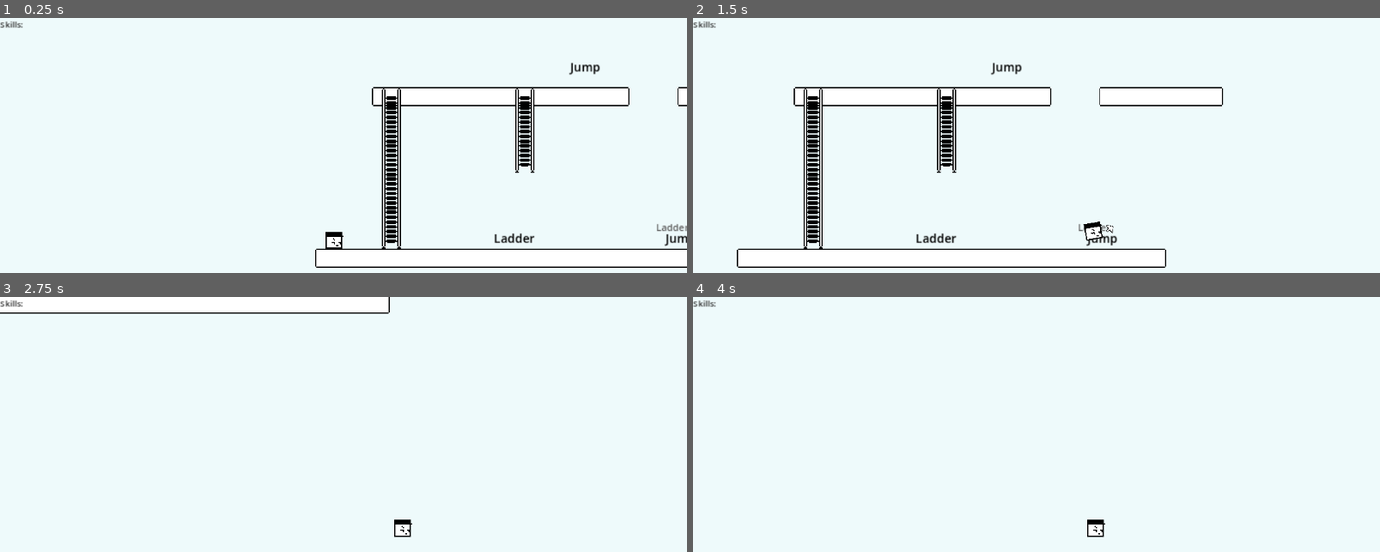
Above: before the commit, frames 1-4 (two rows, left to right).
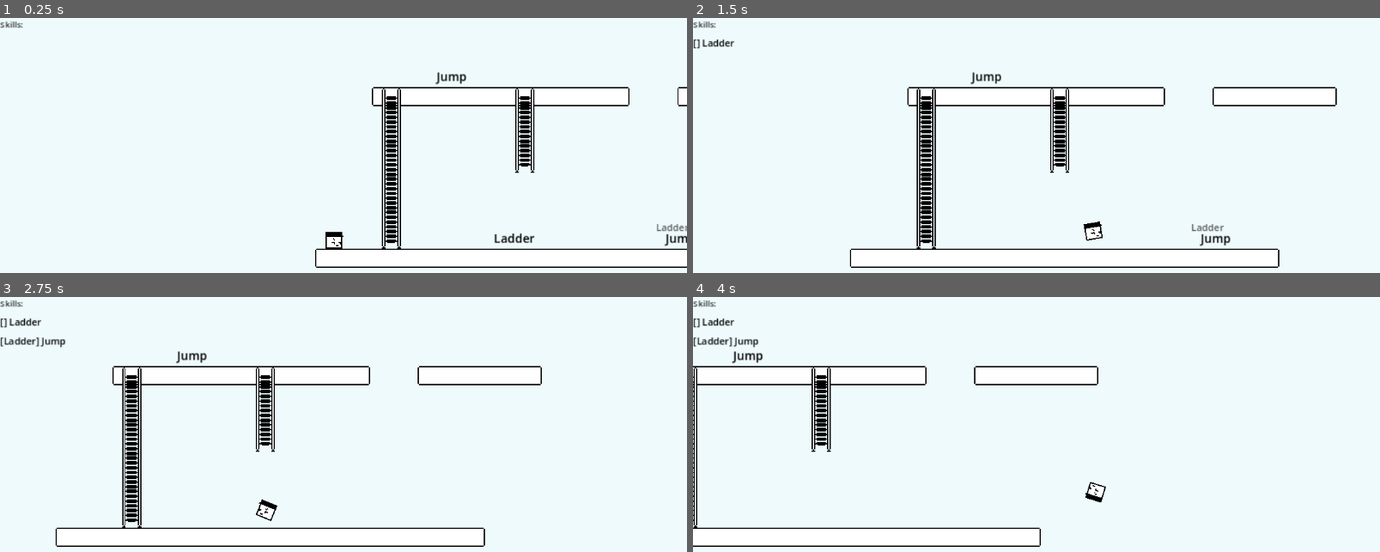
Above: after the commit, the same moments.

Repository: mariacki/and_what
Game: Godot game, scene res://scenes/game.tscn
The game is run twice, just before and just after one commit, with the same random seed, the same clock (stepped at 60 frames per second) and the same inputs.
Inputs:
- Up to frame 1 (0.25 s): no input
- Up to frame 2 (1.5 s): tap Enter at 0.5 s; hold Right (ui_right) from 0.53 s (still down); tap Ctrl (action) at 0.6, 1.35 s
- Up to frame 3 (2.75 s): release Right (ui_right) at 2.03 s; hold Left (ui_left) from 2.03 s (still down); tap Ctrl (action) at 2.1 s
- Up to frame 4 (4 s): release Left (ui_left) at 2.78 s; hold Right (ui_right) from 2.78 s (still down); tap Ctrl (action) at 2.85, 3.6 s

The runs differ from the first frame. In frame 1, 0.2% of the frame differs, in the area x 63-88%, y 17-27%; in frame 2, 6.1%, in the area x 0-94%, y 8-98%; in frame 3, 4.7%; in frame 4, 3.1%.

Commit message:
Jumping implemented

Diff:
--- a/scenes/game.tscn
+++ b/scenes/game.tscn
@@ -13,7 +13,7 @@
 number_of_segments = 5
 
 [node name="SkillCard3" parent="." unique_id=1035689853 instance=ExtResource("1_lbhrr")]
-position = Vector2(296, 416)
+position = Vector2(184, 424)
 requires = ""
 provides = "Jump"
 
--- /dev/null
+++ b/src/platform/edge.gd
@@ -0,0 +1,4 @@
+class_name Edge
+extends Area2D
+
+@export var jump_direction: Vector2
--- /dev/null
+++ b/src/platform/edge.tscn
@@ -0,0 +1,12 @@
+[gd_scene format=3 uid="uid://dyoyxuhhy31nx"]
+
+[ext_resource type="Script" uid="uid://ewtagvwnrgiq" path="res://src/platform/edge.gd" id="1_rlgo2"]
+
+[sub_resource type="RectangleShape2D" id="RectangleShape2D_y3hcq"]
+size = Vector2(64, 18)
+
+[node name="Edge" type="Area2D" unique_id=279787978]
+script = ExtResource("1_rlgo2")
+
+[node name="CollisionShape2D" type="CollisionShape2D" parent="." unique_id=552714878]
+shape = SubResource("RectangleShape2D_y3hcq")
--- a/src/platform/platform.gd
+++ b/src/platform/platform.gd
@@ -1,5 +1,5 @@
 @tool
-extends StaticBody2D
+class_name Platform extends StaticBody2D
 
 @onready var platform: CollisionShape2D = $Floor
 @onready var repeatable: Repeatable = $Repeatable
--- a/src/platform/platform.tscn
+++ b/src/platform/platform.tscn
@@ -6,9 +6,16 @@
 [ext_resource type="Script" uid="uid://ddv6ed70sikt8" path="res://src/components/repeatable/repeatable_segment.gd" id="2_ews3p"]
 [ext_resource type="Texture2D" uid="uid://bicyp38uiwkyk" path="res://texture/platform_middle.png" id="4_nwkpn"]
 [ext_resource type="Texture2D" uid="uid://6x05lu4gdn85" path="res://texture/platform_right.png" id="5_1lxnx"]
+[ext_resource type="Script" uid="uid://ewtagvwnrgiq" path="res://src/platform/edge.gd" id="5_mmh0t"]
 
 [sub_resource type="RectangleShape2D" id="RectangleShape2D_y3hcq"]
-size = Vector2(360, 16)
+size = Vector2(16, 2)
+
+[sub_resource type="RectangleShape2D" id="RectangleShape2D_0p6nn"]
+size = Vector2(16, 2)
+
+[sub_resource type="RectangleShape2D" id="RectangleShape2D_isrtf"]
+size = Vector2(40, 16)
 
 [node name="Platform" type="StaticBody2D" unique_id=661368424]
 script = ExtResource("1_nwkpn")
@@ -23,9 +30,18 @@
 script = ExtResource("2_ews3p")
 metadata/_custom_type_script = "uid://ddv6ed70sikt8"
 
+[node name="Area2D" type="Area2D" parent="Repeatable/Left" unique_id=1841873864]
+script = ExtResource("5_mmh0t")
+jump_direction = Vector2(-1, 0)
+
+[node name="CollisionShape2D" type="CollisionShape2D" parent="Repeatable/Left/Area2D" unique_id=1644165955]
+position = Vector2(0, -9)
+shape = SubResource("RectangleShape2D_y3hcq")
+
 [node name="Middle" type="Sprite2D" parent="Repeatable" unique_id=17691675]
 texture_filter = 1
-position = Vector2(16, 0)
+texture_repeat = 2
+position = Vector2(8, 0)
 texture = ExtResource("4_nwkpn")
 region_enabled = true
 region_rect = Rect2(0, 0, 16, 16)
@@ -35,12 +51,20 @@
 
 [node name="Right" type="Sprite2D" parent="Repeatable" unique_id=1002002187]
 texture_filter = 1
-position = Vector2(31, 0)
+position = Vector2(24, 0)
 texture = ExtResource("5_1lxnx")
 script = ExtResource("2_ews3p")
 type = 2
 metadata/_custom_type_script = "uid://ddv6ed70sikt8"
 
+[node name="Area2D" type="Area2D" parent="Repeatable/Right" unique_id=1129947973]
+script = ExtResource("5_mmh0t")
+jump_direction = Vector2(1, 0)
+
+[node name="CollisionShape2D" type="CollisionShape2D" parent="Repeatable/Right/Area2D" unique_id=1274915707]
+position = Vector2(0, -9)
+shape = SubResource("RectangleShape2D_0p6nn")
+
 [node name="Floor" type="CollisionShape2D" parent="." unique_id=1236968060]
-position = Vector2(16, 0)
-shape = SubResource("RectangleShape2D_y3hcq")
+position = Vector2(12, 0)
+shape = SubResource("RectangleShape2D_isrtf")
--- /dev/null
+++ b/src/player/detection_area.gd
@@ -0,0 +1,9 @@
+class_name DetectionArea
+extends Area2D
+
+func edge_find_first() -> Edge:
+	for area in get_overlapping_areas():
+		if area is Edge:
+			return area
+
+	return null
--- a/src/player/player.gd
+++ b/src/player/player.gd
@@ -2,7 +2,7 @@
 
 signal skills_updated(skills: Array[SkillCard])
 
-const SPEED = 300.0
+const SPEED = 200.0
 const JUMP_VELOCITY = -400.0
 
 
@@ -10,14 +10,19 @@
 @export var sprite: Sprite2D
 @export var arrow: Node2D
 
+@export var jump_length: float = 100
+
 var state_machine: StateMachine = StateMachine.new()
 var skills: Array[SkillCard] = []
 
 
-var climb_dest: Vector2 = Vector2.ZERO
+var move_dest: Vector2 = Vector2.ZERO
+var moving_animation: String = "idle"
 var can_climb: bool = false
 
 var skill_card_pickup: SkillCard = null
+
+@onready var detection_area: DetectionArea = %DetectionArea
 
 func _ready() -> void:
 	z_index = Units.LAYER_PLAYER
--- a/src/player/player.tscn
+++ b/src/player/player.tscn
@@ -3,6 +3,7 @@
 [ext_resource type="Texture2D" uid="uid://b7qojdskvqscu" path="res://texture/player.png" id="1_4anbu"]
 [ext_resource type="Script" uid="uid://dsxfdfg8qb86e" path="res://src/player/player.gd" id="1_rxibo"]
 [ext_resource type="Texture2D" uid="uid://ba1aba64ucyg6" path="res://texture/pointer.png" id="3_mf2ua"]
+[ext_resource type="Script" uid="uid://m6kqmspmnu21" path="res://src/player/detection_area.gd" id="4_244u8"]
 
 [sub_resource type="RectangleShape2D" id="RectangleShape2D_qnmj6"]
 size = Vector2(14, 14)
@@ -63,6 +64,34 @@
 "values": [0.0]
 }
 
+[sub_resource type="Animation" id="Animation_jiejy"]
+resource_name = "jump"
+length = 0.93333334
+tracks/0/type = "value"
+tracks/0/imported = false
+tracks/0/enabled = true
+tracks/0/path = NodePath("Visuals/Sprite:position")
+tracks/0/interp = 1
+tracks/0/loop_wrap = true
+tracks/0/keys = {
+"times": PackedFloat32Array(0.033333335, 0.26666668, 0.6, 0.8666667),
+"transitions": PackedFloat32Array(1, 1, 1, 1),
+"update": 0,
+"values": [Vector2(0, 0), Vector2(0, -32), Vector2(0, -16), Vector2(0, 0)]
+}
+tracks/1/type = "value"
+tracks/1/imported = false
+tracks/1/enabled = true
+tracks/1/path = NodePath("Visuals/Sprite:rotation")
+tracks/1/interp = 1
+tracks/1/loop_wrap = true
+tracks/1/keys = {
+"times": PackedFloat32Array(0, 0.8333333),
+"transitions": PackedFloat32Array(1, 1),
+"update": 0,
+"values": [0.0, 6.283185307179586]
+}
+
 [sub_resource type="Animation" id="Animation_5f2sf"]
 resource_name = "move_left"
 length = 0.4
@@ -125,9 +154,13 @@
 _data = {
 &"RESET": SubResource("Animation_mf2ua"),
 &"idle": SubResource("Animation_rxibo"),
+&"jump": SubResource("Animation_jiejy"),
 &"move_left": SubResource("Animation_5f2sf"),
 &"move_right": SubResource("Animation_244u8")
 }
+
+[sub_resource type="CircleShape2D" id="CircleShape2D_y3hcq"]
+radius = 14.0
 
 [node name="Player" type="CharacterBody2D" unique_id=101684812 node_paths=PackedStringArray("animation_player", "sprite", "arrow")]
 script = ExtResource("1_rxibo")
@@ -160,3 +193,10 @@
 rotation = 1.5707964
 scale = Vector2(0.5, 0.5)
 texture = ExtResource("3_mf2ua")
+
+[node name="DetectionArea" type="Area2D" parent="." unique_id=702263594]
+unique_name_in_owner = true
+script = ExtResource("4_244u8")
+
+[node name="CollisionShape2D" type="CollisionShape2D" parent="DetectionArea" unique_id=1145650477]
+shape = SubResource("CircleShape2D_y3hcq")
--- a/src/player/states/player_climing.gd
+++ b/src/player/states/player_climing.gd
@@ -1,8 +1,12 @@
 class_name PlayerClimbing
 extends PlayerBaseState
 
+func _enter(player: Player) -> void:
+	player.animation_player.play(player.moving_animation)
+
+
 func physics_process(player: Player, _delta: float) -> void:
-	player.global_position = player.global_position.move_toward(player.climb_dest, _delta * Player.SPEED)
+	player.global_position = player.global_position.move_toward(player.move_dest, _delta * Player.SPEED)
 
-	if player.global_position.distance_squared_to(player.climb_dest) <= 0.01:
+	if player.global_position.distance_squared_to(player.move_dest) <= 0.01:
 		player.state_machine.switch_state(PlayerWalking, player)
--- a/src/player/states/player_walking.gd
+++ b/src/player/states/player_walking.gd
@@ -7,16 +7,24 @@
 	player.skill_card_pickup = null
 
 func physics_process(player: Player, _delta: float) -> void:
+	if not player.is_on_floor():
+		player.state_machine.switch_state(PlayerFalling, player)
+
+		return
+
 	player.apply_vertical_velocity()
 	player.apply_gravity()
 	player.move_and_slide()
 
 	player.arrow.hide()
+	player.arrow.position = Vector2.ZERO
+	player.moving_animation = "idle"
+
 	if _can_climb(player):
 		player.arrow.show()
-		player.arrow.look_at(player.climb_dest)
+		player.arrow.look_at(player.move_dest)
 		if Input.is_action_just_pressed("action"):
-			player.global_position.x = player.climb_dest.x
+			player.global_position.x = player.move_dest.x
 			player.state_machine.switch_state(PlayerClimbing, player)
 			return
 
@@ -25,14 +33,33 @@
 		player.arrow.look_at(player.skill_card_pickup.global_position)
 		if Input.is_action_just_pressed("action"):
 			_pickup_card(player)
+			return
+
+	var edge = player.detection_area.edge_find_first()
+	if edge and edge.jump_direction != Vector2.ZERO and _has_jump_skill(player):
+		player.arrow.show()
+		player.arrow.position.x += edge.jump_direction.x * player.jump_length
+		player.arrow.position.y -= Units.UNIT
+		player.arrow.rotation_degrees = 90
+
+		if Input.is_action_just_released("action"):
+			player.move_dest = player.global_position + edge.jump_direction * player.jump_length
+			player.moving_animation = "jump"
+			player.state_machine.switch_state(PlayerClimbing, player)
+
+			return
 
 
-	if not player.is_on_floor():
-		player.state_machine.switch_state(PlayerFalling, player)
+func _has_jump_skill(player: Player) -> bool:
+	for skill in player.skills:
+		if skill.provides == "Jump":
+			return true
+
+	return false
 
 func ladder_available(player: Player, climb_dest: Vector2) -> void:
 	player.can_climb = true
-	player.climb_dest = climb_dest
+	player.move_dest = climb_dest
 
 func ladder_unavailable(player: Player) -> void:
 	player.can_climb = false
Not shown, added: export_presets.cfg
Not shown, added: src/platform/edge.gd.uid
Not shown, added: src/player/detection_area.gd.uid
Not shown, changed: todo.md
